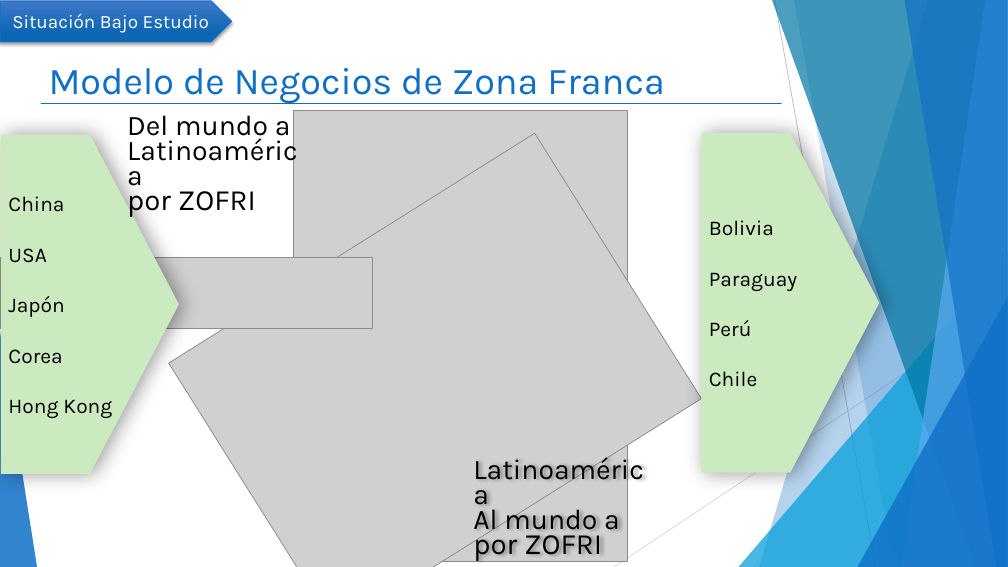
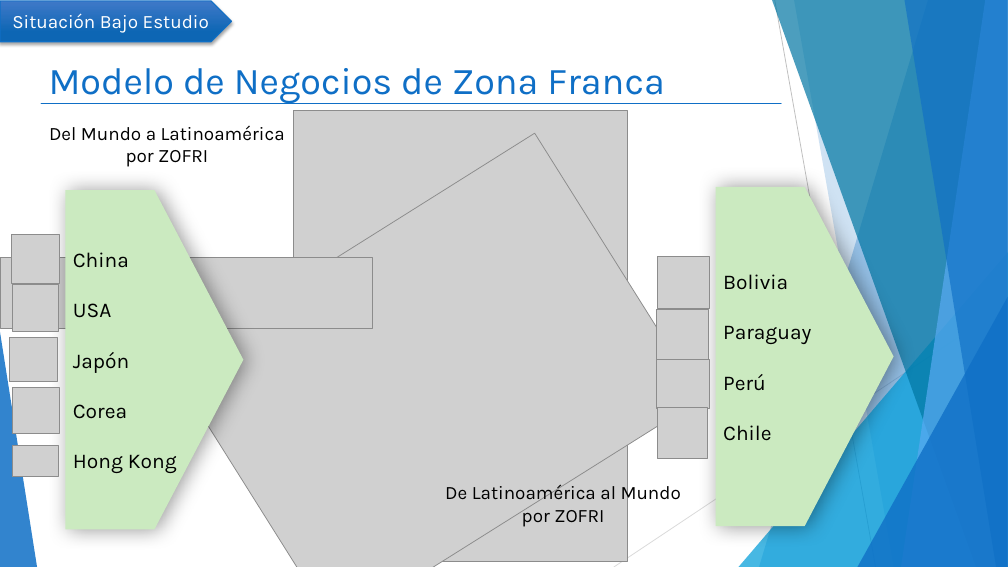
Before and after one commit to mcamara75/tituloUnap, a slide deck: slide 4 of 2018/TT IQQ 2018 Camara y Garay.pptx. Drawn at 1008x567 pixels with LibreOffice and Linux fonts; fonts in the diff are those of the drawing; grey boxes stand for pictures. Boxes give left, top, right and bottom in pixels: in the first picture for what was removed or moved away, otherwise in the second. Text is boxed around its words. In the diff, an @@ line names an element or a change of style, - is before the commit and + after.

```diff
--- a/2018/TT IQQ 2018 Camara y Garay.pptx
+++ b/2018/TT IQQ 2018 Camara y Garay.pptx
@@ text "Del Mundo a Latinoamérica": place and size @@
-text "Del Mundo a Latinoamérica" at [127, 115, 291, 217]
+text "Del Mundo a Latinoamérica" at [49, 126, 285, 167]
@@ text at [49, 126, 285, 141]: text changed; size 27 to 18 pt @@
-Del mundo a
-Latinoamérica
+Del Mundo a Latinoamérica
@@ text at [126, 150, 208, 167]: size 28 to 18 pt in "por ZOFRI"; alignment left to centre; line spacing 24pt to 1 @@
@@ pentagon arrow "China": place and size @@
-pentagon arrow "China" at [1, 135, 178, 474]
+pentagon arrow "China" at [66, 190, 243, 529]
@@ pentagon arrow "Bolivia": place and size @@
-pentagon arrow "Bolivia" at [702, 133, 879, 473]
+pentagon arrow "Bolivia" at [716, 187, 894, 526]
@@ picture added at [11, 234, 60, 284] @@
@@ picture added at [658, 256, 710, 309] @@
@@ picture added at [12, 284, 58, 331] @@
@@ picture added at [656, 309, 709, 361] @@
@@ picture added at [9, 338, 57, 382] @@
@@ picture added at [13, 387, 59, 433] @@
@@ picture added at [657, 360, 709, 409] @@
@@ picture added at [657, 408, 707, 458] @@
@@ picture added at [12, 445, 58, 476] @@
@@ text "De Latinoamérica al Mundo": place and size @@
-text "De Latinoamérica al Mundo" at [473, 504, 620, 562]
+text "De Latinoamérica al Mundo" at [445, 482, 681, 527]
@@ text at [445, 482, 681, 505]: text changed; size 27 to 18 pt @@
-Latinoamérica
-Al mundo a
+De Latinoamérica al Mundo
@@ text at [522, 505, 604, 527]: size 28 to 18 pt in "por ZOFRI"; alignment left to centre; line spacing 24pt to 1 @@
```
Also in this commit, not shown: 3 other slides changed, 1 slide added, 3 slides removed.
